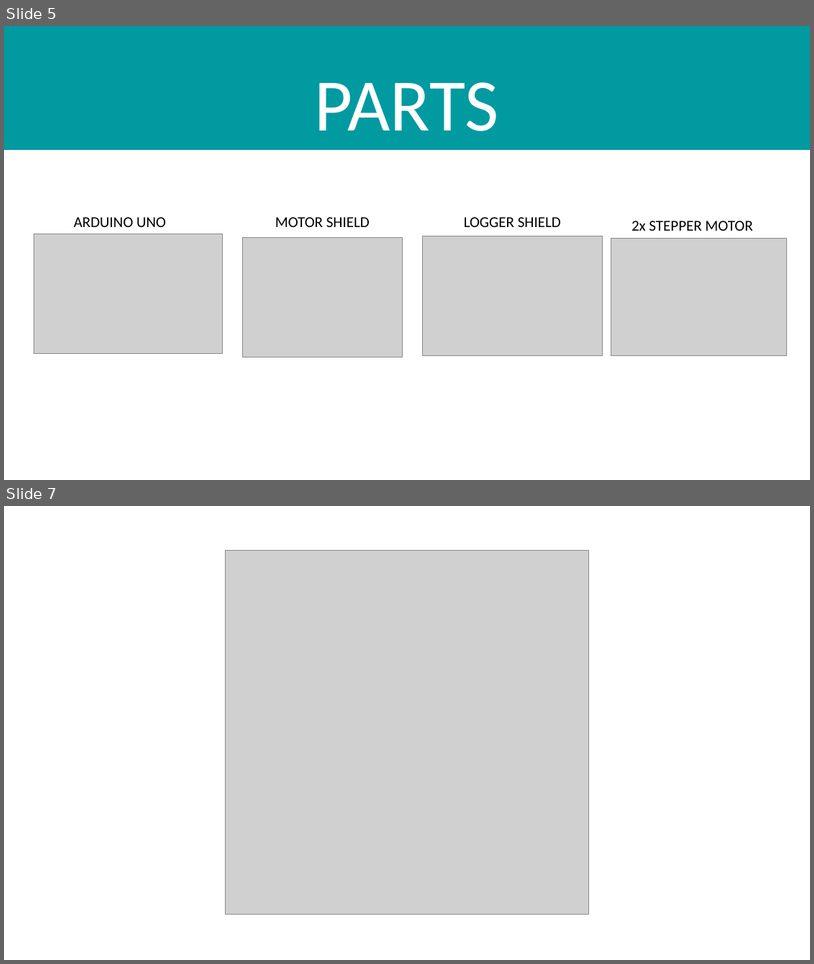
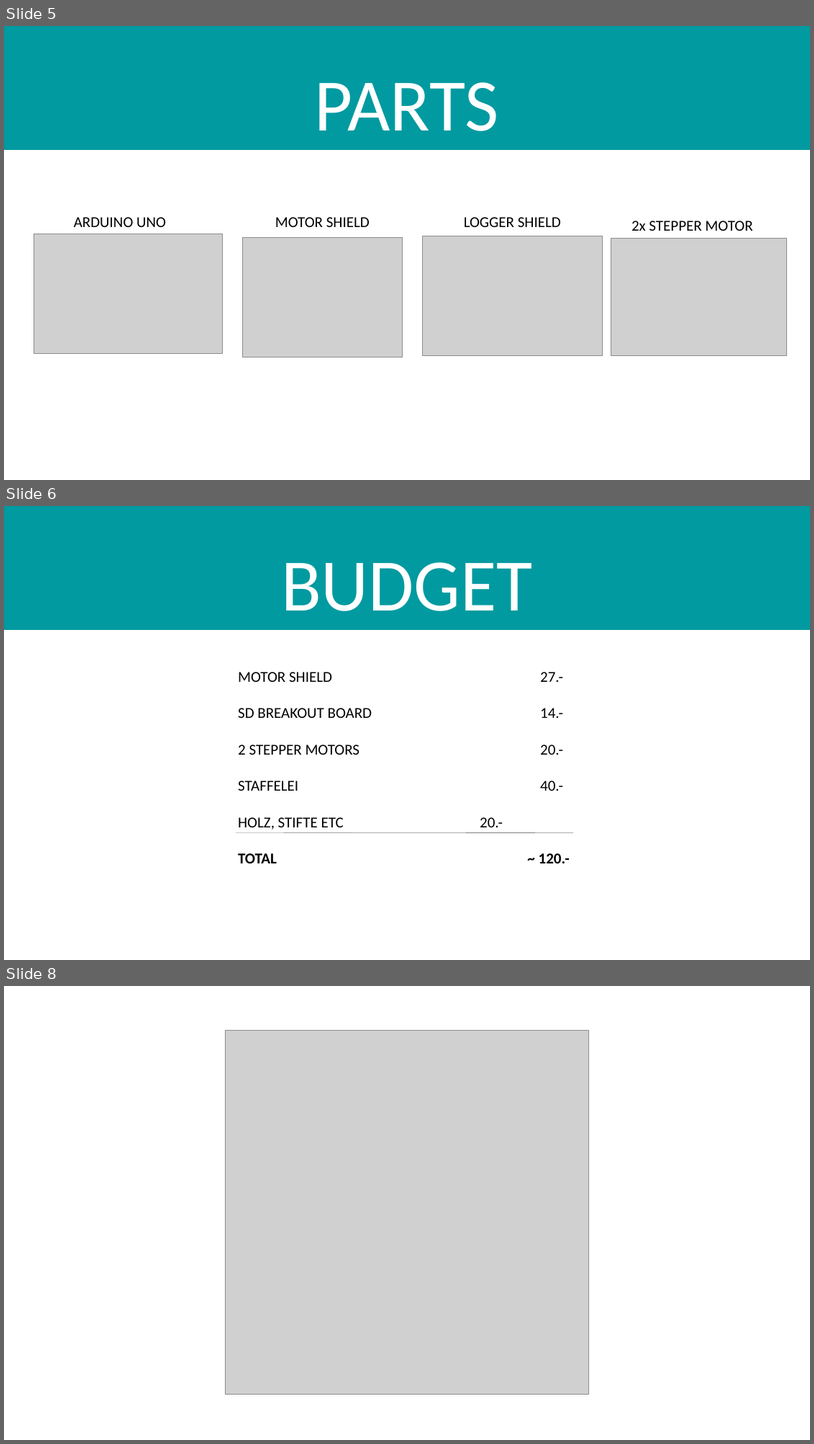
Before and after one commit to samuelemde/arduist, a slide deck: data/Präsi/Arduist.pptx. Shown one above the other, each under a label of ours: slides 5 and 7 before the commit, slides 5, 6 and 8 after it; the slides between them are not shown. The pictures are 814x964 and 814x1444 pixels, drawn with LibreOffice and Linux fonts; fonts in the diff are those of the drawing; grey boxes stand for pictures. Boxes give left, top, right and bottom in pixels: in the first picture for what was removed or moved away, otherwise in the second. Text is boxed around its words. In the diff, an @@ line names an element or a change of style, - is before the commit and + after.

```diff
--- a/data/Präsi/Arduist.pptx
+++ b/data/Präsi/Arduist.pptx
@@ slide 6 added at (4, 506, 810, 960), background #FFFFFF @@
@@ title added at (4, 506, 810, 630), fill #009AA0, 88 pt, text #FFFFFF @@
+BUDGET
@@ text added at (238, 672, 570, 863), 18 pt, text #000000 @@
+MOTOR SHIELD 27.-
+SD BREAKOUT BOARD 14.-
+2 STEPPER MOTORS 20.-
+STAFFELEI 40.-
+HOLZ, STIFTE ETC 20.-
+TOTAL ~ 120.-
@@ line added from (237, 832) to (574, 833), #808080 0.5 pt @@
@@ what was slide 7 is now slide 8 @@
```
Also in this commit, not shown: 1 slide changed.
